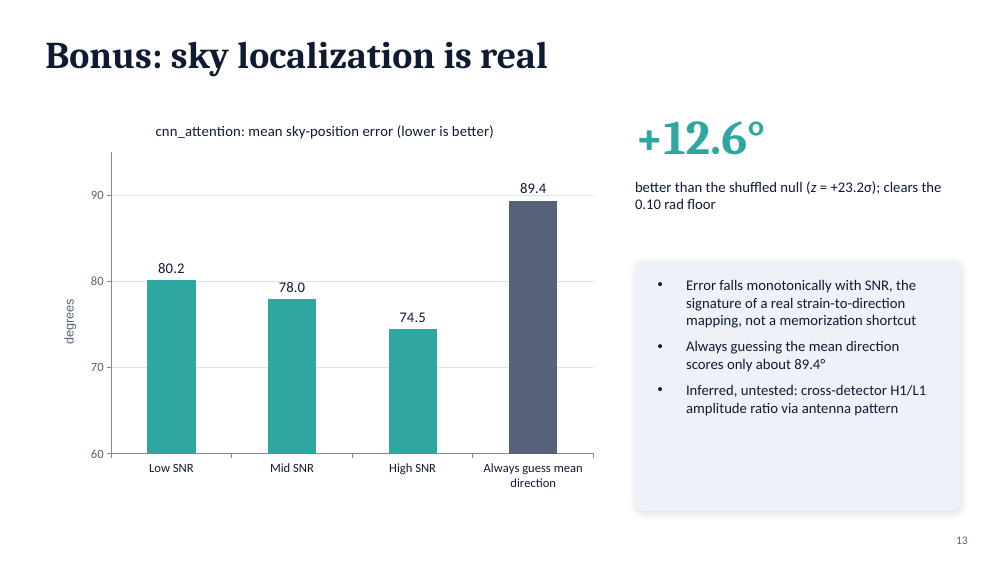
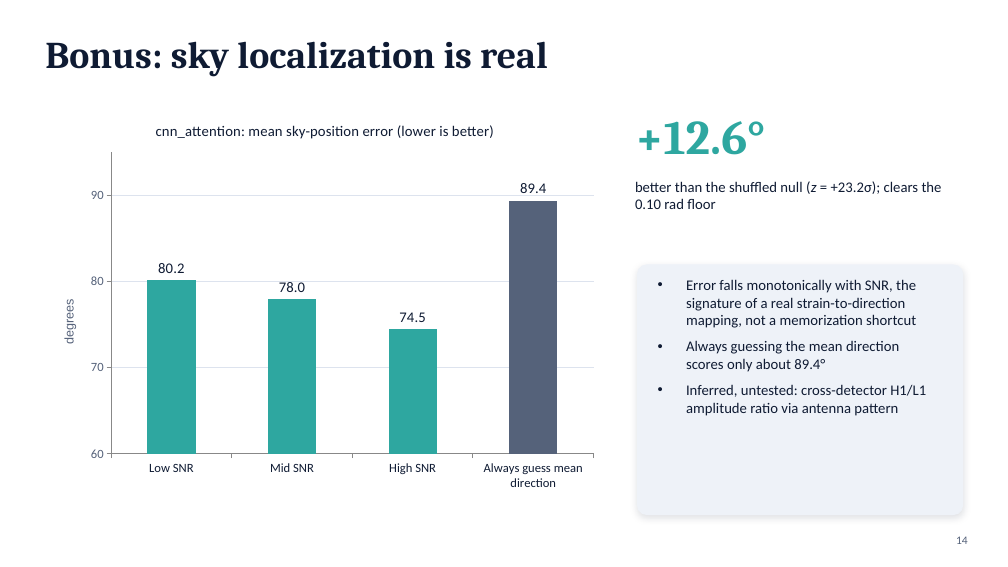
Before and after one commit to syedalimohsinbukhari/ml_practice_v2, a slide deck: slide 14 of experiments/phic_psi_poc-redo/phic_psi_presentation.pptx (slide 13 before the commit). Drawn at 1008x567 pixels with LibreOffice and Linux fonts; fonts in the diff are those of the drawing. Boxes give left, top, right and bottom in pixels: in the first picture for what was removed or moved away, otherwise in the second. Text is boxed around its words. In the diff, an @@ line names an element or a change of style, - is before the commit and + after.

```diff
--- a/experiments/phic_psi_poc-redo/phic_psi_presentation.pptx
+++ b/experiments/phic_psi_poc-redo/phic_psi_presentation.pptx
@@ rounded rectangle moved from (x1=635, y1=261, x2=960, y2=510) to (x1=637, y1=265, x2=963, y2=515) @@
@@ page number at (x1=956, y1=536, x2=968, y2=544): text changed @@
-13
+14
```
Also in this commit, not shown: 11 other slides changed, 1 slide added, 3 other files.
